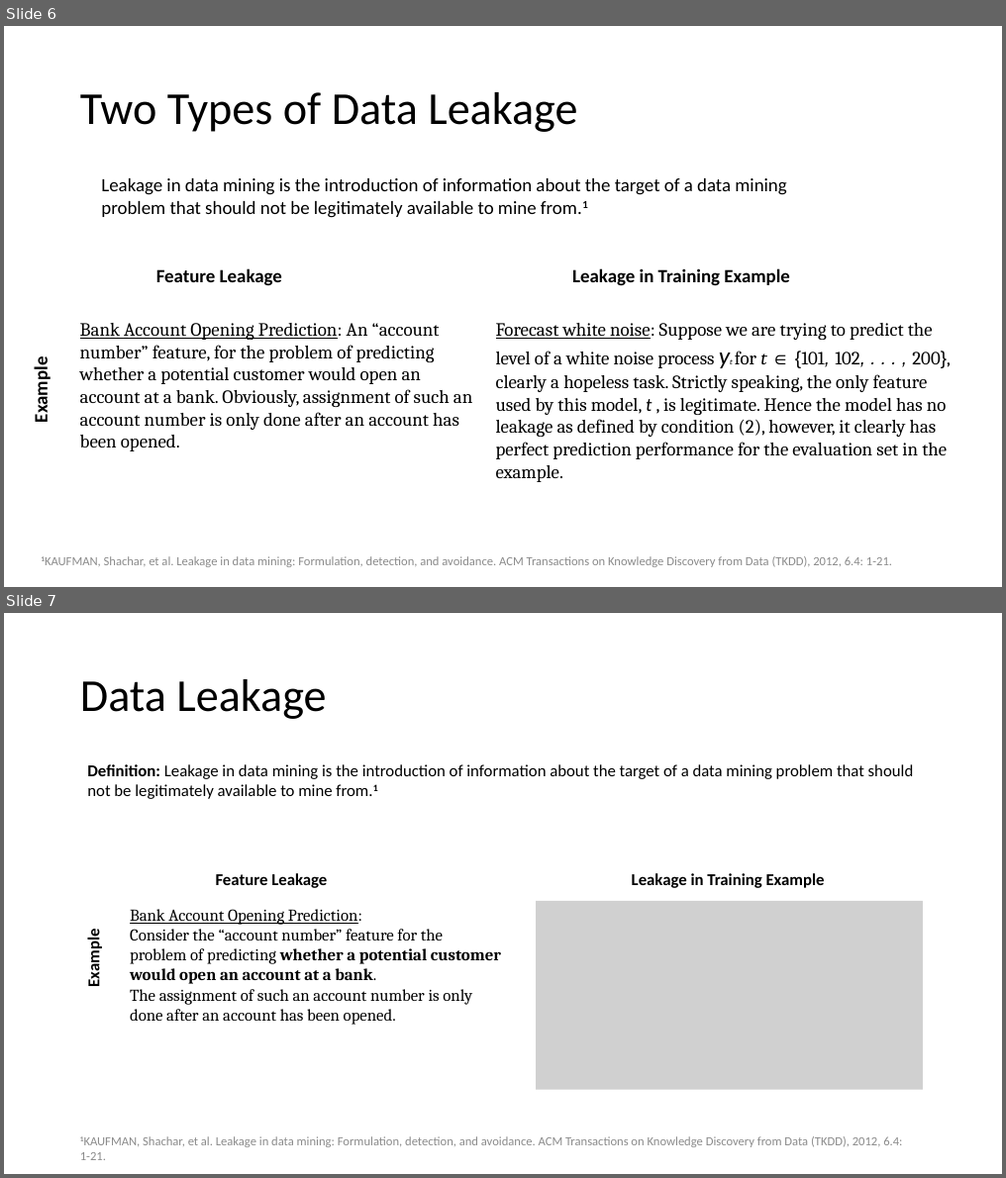
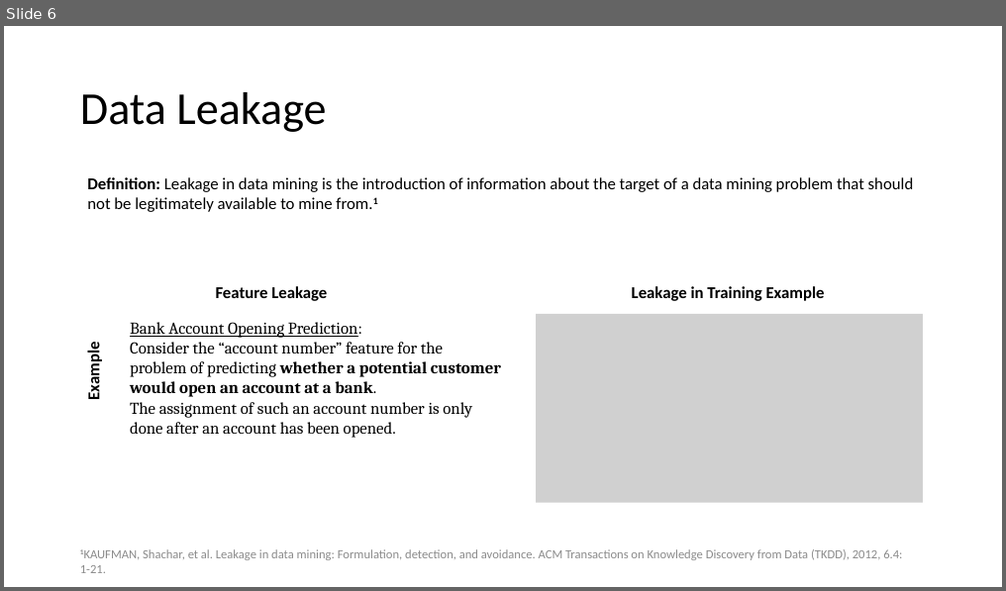
Before and after one commit to MiguelLoureiro98/timecave, a slide deck: papers/.ppt/cvtimeseries.pptx. Shown one above the other, each under a label of ours: slides 6 and 7 before the commit, slide 6 after it. The pictures are 1006x1178 and 1006x591 pixels, drawn with LibreOffice and Linux fonts; fonts in the diff are those of the drawing; grey boxes stand for pictures. Boxes give left, top, right and bottom in pixels: in the first picture for what was removed or moved away, otherwise in the second. Text is boxed around its words. In the diff, an @@ line names an element or a change of style, - is before the commit and + after.

```diff
--- a/papers/.ppt/cvtimeseries.pptx
+++ b/papers/.ppt/cvtimeseries.pptx
@@ slide 6 removed at box(4, 26, 1002, 587), background #FFFFFF @@
@@ title removed at box(80, 92, 577, 132) @@
-Two Types of Data Leakage
@@ text removed at box(101, 178, 786, 218) @@
-Leakage in data mining is the introduction of information about the target of a data mining problem that should not be legitimately available to mine from.1
@@ text removed at box(156, 269, 282, 286) @@
-Feature Leakage
@@ text removed at box(572, 269, 790, 286) @@
-Leakage in Training Example
@@ text removed at box(80, 323, 472, 452) @@
-Bank Account Opening Prediction: An “account number” feature, for the problem of predicting whether a potential customer would open an account at a bank. Obviously, assignment of such an account number is only done after an account has been opened.
@@ text removed at box(496, 323, 950, 482) @@
-Forecast white noise: Suppose we are trying to predict the level of a white noise process yt for t ∈ {101, 102, . . . , 200}, clearly a hopeless task. Strictly speaking, the only feature used by this model, t , is legitimate. Hence the model has no leakage as defined by condition (2), however, it clearly has perfect prediction performance for the evaluation set in the example.
@@ text removed at box(30, 363, 53, 421) @@
-Example
@@ text removed at box(104, 557, 892, 568) @@
-1KAUFMAN, Shachar, et al. Leakage in data mining: Formulation, detection, and avoidance. ACM Transactions on Knowledge Discovery from Data (TKDD), 2012, 6.4: 1-21.
@@ what was slide 7 is now slide 6 @@
```
Also in this commit, not shown: 5 slides changed, 21 slides added, 7 other slides removed.
